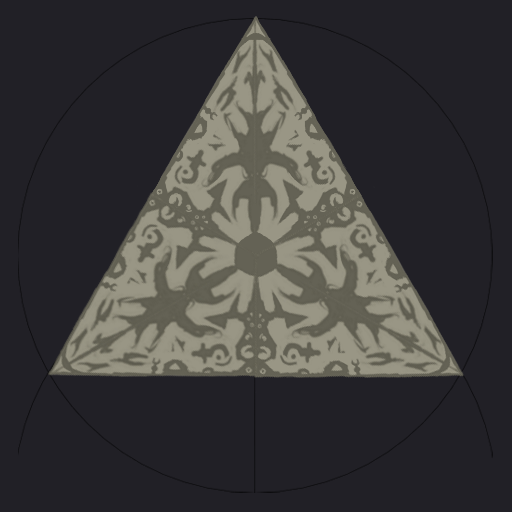
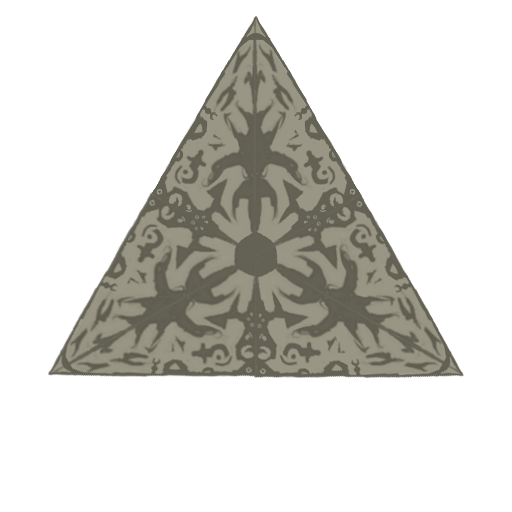
Layered file, before and after one edit (512px x 512px). Changes by layer:
hid "Layer 2" over box(0, 0, 512, 512)
hid "Layer 1" over box(0, 0, 512, 512)
